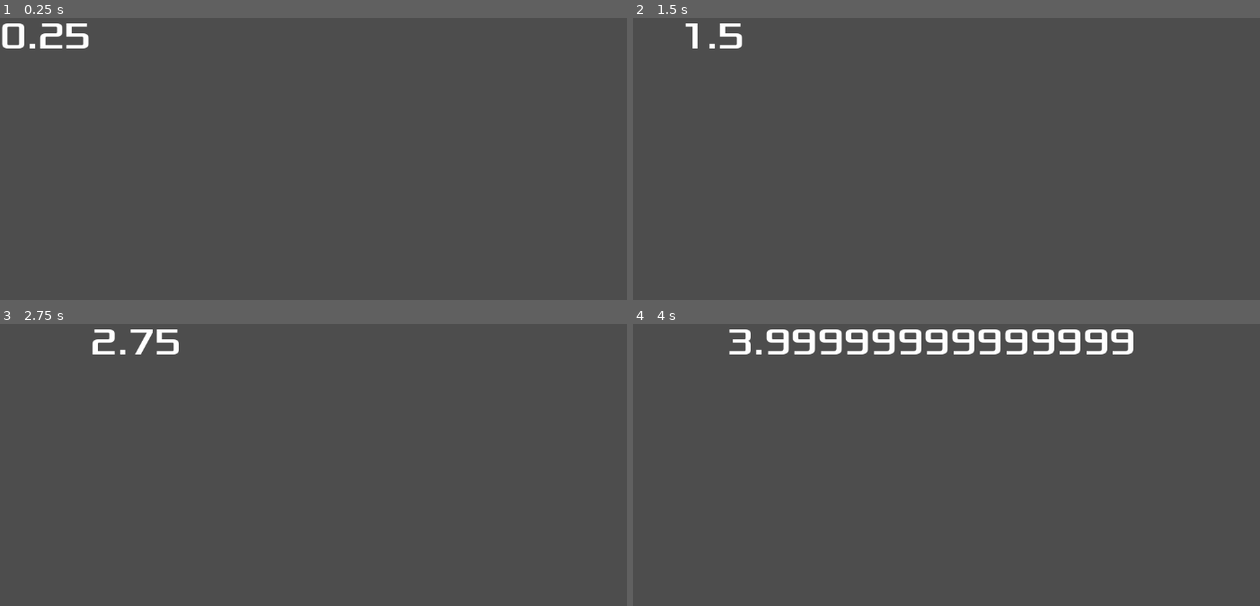
Above: before the commit, frames 1-4 (two rows, left to right).
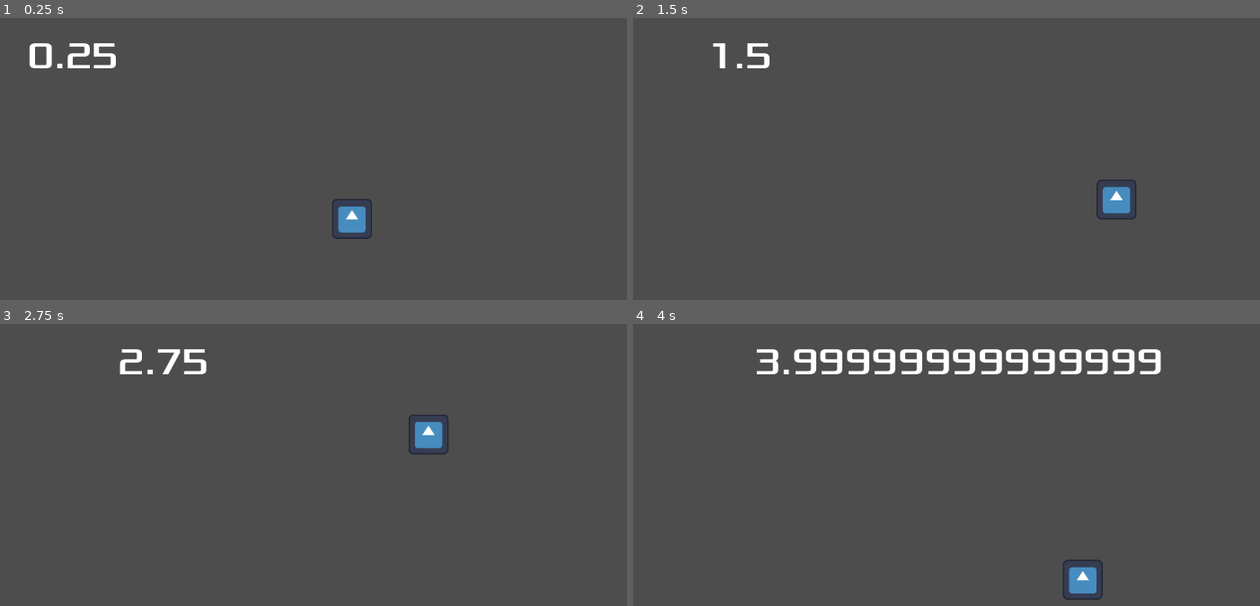
Above: after the commit, the same moments.

Repository: mflash/meujogo20251
Game: Godot game, scene res://main.tscn
Same seed, same stepped clock (60 frames per second), same inputs: the game is played once before the commit and once after it. Before the commit the project starts from res://score.tscn. The engine's default icon, where the game draws it, is replaced by a stand-in: a white triangle on a blue panel in a dark square.
Inputs (mouse positions are in pixels of both pictures, inside the frame that each line leads up to):
- Up to frame 1 (0.25 s): no input
- Up to frame 2 (1.5 s): move the mouse to (1147, 195) at 0.52 s; press the mouse at (1147, 195) at 0.53 s; hold Right (ui_right) 0.53-1.28 s; move the mouse to (846, 235) at 1.27 s; release the mouse at (846, 235) at 1.28 s; hold Down (ui_down) from 1.28 s (still down); click (846, 235) at 1.35 s
- Up to frame 3 (2.75 s): move the mouse to (432, 431) at 2.02 s; release Down (ui_down) at 2.03 s; press the mouse at (432, 431) at 2.03 s; hold Right (ui_right) from 2.03 s (still down)
- Up to frame 4 (4 s): move the mouse to (959, 603) at 2.77 s; release Right (ui_right) at 2.78 s; release the mouse at (959, 603) at 2.78 s; hold Up (ui_up) 2.78-3.53 s; click (959, 603) at 2.85 s; move the mouse to (1209, 580) at 3.52 s; press the mouse at (1209, 580) at 3.53 s; hold Left (ui_left) from 3.53 s (still down)

The runs differ from the first frame. In frame 1, 1.6% of the frame differs, in the area x 0-60%, y 1-79%; in frame 2, 1.1%; in frame 3, 1.5%; in frame 4, 5.7%, in the area x 15-85%, y 1-98%.

Commit message:
Vários exemplos de movimento 2D

Diff:
--- /dev/null
+++ b/TesteSprite.tscn
@@ -0,0 +1,11 @@
+[gd_scene load_steps=3 format=3 uid="uid://jpu00l2ui6ns"]
+
+[ext_resource type="Texture2D" uid="uid://qildjmsrn23n" path="res://icon.svg" id="1_7wliw"]
+[ext_resource type="Script" uid="uid://c0noyspd4ba36" path="res://godot.gd" id="2_m1alh"]
+
+[node name="Node2D" type="Node2D"]
+
+[node name="Godot" type="Sprite2D" parent="."]
+position = Vector2(561, 323)
+texture = ExtResource("1_7wliw")
+script = ExtResource("2_m1alh")
--- /dev/null
+++ b/godot.gd
@@ -0,0 +1,13 @@
+extends Sprite2D
+
+const SPEED : int = 200
+
+func _physics_process(delta: float) -> void:
+	if Input.is_action_pressed("ui_up"):
+		position.y -= SPEED * delta
+	elif Input.is_action_pressed("ui_down"):
+		position.y += SPEED * delta
+	if Input.is_action_pressed("ui_right"):
+		position.x += SPEED * delta
+	elif Input.is_action_pressed("ui_left"):
+		position.x -= SPEED * delta
--- /dev/null
+++ b/main.tscn
@@ -0,0 +1,17 @@
+[gd_scene load_steps=3 format=3 uid="uid://dulhctkgs0p0y"]
+
+[ext_resource type="PackedScene" uid="uid://dexkro0ruhhnf" path="res://simple_player.tscn" id="1_ig7tw"]
+[ext_resource type="PackedScene" uid="uid://b0l5lbtw40hlc" path="res://score.tscn" id="2_0xm2m"]
+
+[node name="Main" type="Node2D"]
+
+[node name="MainScore" parent="." instance=ExtResource("2_0xm2m")]
+position = Vector2(44, 32)
+
+[node name="SimplePlayer" parent="." instance=ExtResource("1_ig7tw")]
+position = Vector2(565, 330)
+
+[node name="Sprite2D" parent="SimplePlayer" index="0"]
+scale = Vector2(0.5, 0.5)
+
+[editable path="SimplePlayer"]
--- a/project.godot
+++ b/project.godot
@@ -11,6 +11,14 @@
 [application]
 
 config/name="MeuJogo20251"
-run/main_scene="uid://b0l5lbtw40hlc"
+run/main_scene="uid://dulhctkgs0p0y"
 config/features=PackedStringArray("4.4", "Forward Plus")
 config/icon="res://icon.svg"
+
+[input]
+
+click={
+"deadzone": 0.2,
+"events": [Object(InputEventMouseButton,"resource_local_to_scene":false,"resource_name":"","device":-1,"window_id":0,"alt_pressed":false,"shift_pressed":false,"ctrl_pressed":false,"meta_pressed":false,"button_mask":1,"position":Vector2(80, 22),"global_position":Vector2(89, 70),"factor":1.0,"button_index":1,"canceled":false,"pressed":true,"double_click":false,"script":null)
+]
+}
--- a/score.tscn
+++ b/score.tscn
@@ -3,7 +3,7 @@
 [ext_resource type="Script" uid="uid://cep4a2kh7lxvt" path="res://main.gd" id="1_ceanc"]
 [ext_resource type="FontFile" uid="uid://ctjcqo7347si7" path="res://Xolonium-Regular.ttf" id="1_t1x8i"]
 
-[node name="Main" type="Node2D"]
+[node name="MainScore" type="Node2D"]
 script = ExtResource("1_ceanc")
 
 [node name="Score" type="Label" parent="."]
--- /dev/null
+++ b/simple_player.gd
@@ -0,0 +1,53 @@
+extends CharacterBody2D
+
+@export var speed = 400
+@export var rotation_speed = 1.5
+
+var rotation_direction = 0
+#var target : Vector2
+
+@onready var target = position
+
+#func _ready() -> void:
+#	target = position
+
+# 4. Click to move (seta a posição do alvo)
+func _input(event: InputEvent) -> void:
+	if event.is_action_pressed("click"):
+		target = get_global_mouse_position()
+
+# 3. Gira com o mouse, avança/retorna com up/down
+func get_mouse_input():
+	look_at(get_global_mouse_position())
+	velocity = transform.x * Input.get_axis("ui_down", "ui_up") * speed
+
+# 2. Gira com left/right, avança/retorna com up/down
+func get_rotation_input():
+	rotation_direction = Input.get_axis("ui_left", "ui_right")
+	#print("Transform.x:", transform.x)
+	velocity = transform.x * Input.get_axis("ui_down", "ui_up") * speed
+
+# 1. Movimento em 8 direções
+func get_8way_input():
+	var input_direction = Input.get_vector("ui_left", "ui_right", "ui_up", "ui_down")
+	velocity = input_direction * speed
+	print(velocity)
+
+func _physics_process(delta: float) -> void:
+	# 1. movimento em 8 direções
+	#get_8way_input()
+	# Mesma coisa, mas sem colisão!
+	#position += velocity * delta
+
+	# 2. gira e avança/retorna
+	# get_rotation_input()
+	# rotation += rotation_direction * rotation_speed * delta
+
+	# 3. Gira com o mouse, avança/retorna com up/down
+	# get_mouse_input()
+
+	# 4. Click to move
+	velocity = position.direction_to(target) * speed
+	#look_at(target)
+	if position.distance_to(target) > 5:
+		move_and_slide()
--- /dev/null
+++ b/simple_player.tscn
@@ -0,0 +1,19 @@
+[gd_scene load_steps=4 format=3 uid="uid://dexkro0ruhhnf"]
+
+[ext_resource type="Texture2D" uid="uid://qildjmsrn23n" path="res://icon.svg" id="1_4t3s7"]
+[ext_resource type="Script" uid="uid://dn06enf1bt7cq" path="res://simple_player.gd" id="1_wtip5"]
+
+[sub_resource type="RectangleShape2D" id="RectangleShape2D_wtip5"]
+size = Vector2(128, 128)
+
+[node name="SimplePlayer" type="CharacterBody2D"]
+script = ExtResource("1_wtip5")
+metadata/_edit_group_ = true
+
+[node name="Sprite2D" type="Sprite2D" parent="."]
+texture = ExtResource("1_4t3s7")
+
+[node name="CollisionShape2D" type="CollisionShape2D" parent="."]
+visible = false
+position = Vector2(0, 1)
+shape = SubResource("RectangleShape2D_wtip5")
Not shown, added: godot.gd.uid
Not shown, added: simple_player.gd.uid
